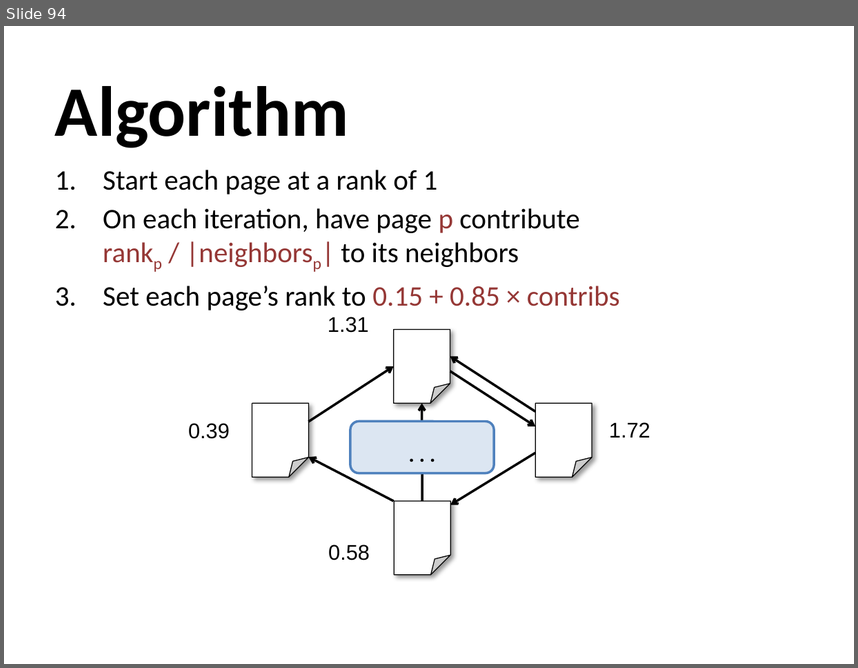
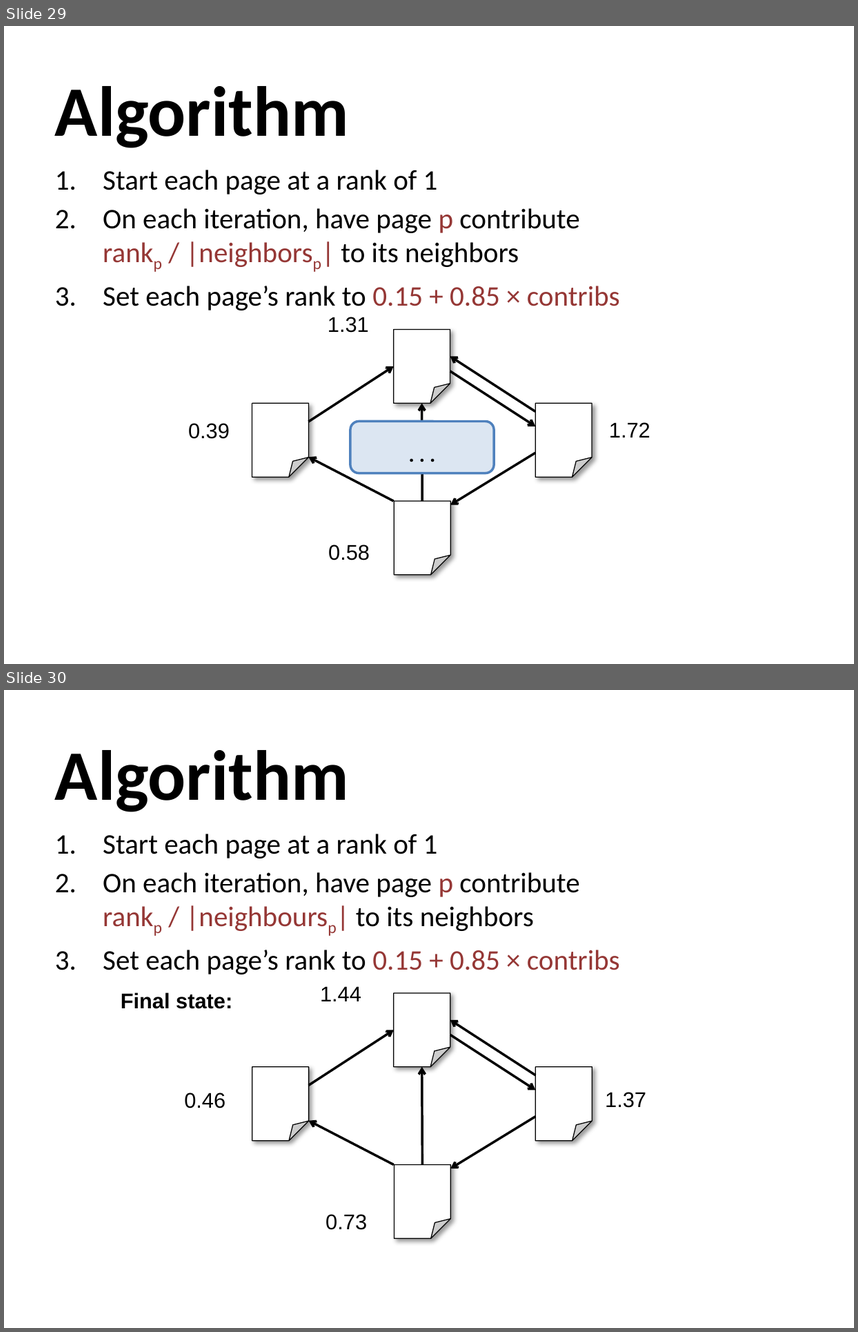
Before and after one commit to mahtabgodara/spark-repo, a slide deck: slides/RDD-4-spark.pptx. Shown one above the other, each under a label of ours: slide 94 before the commit, slides 29 and 30 after it. The pictures are 858x668 and 858x1332 pixels, drawn with LibreOffice and Linux fonts; fonts in the diff are those of the drawing. Boxes give left, top, right and bottom in pixels: in the first picture for what was removed or moved away, otherwise in the second. Text is boxed around its words. In the diff, an @@ line names an element or a change of style, - is before the commit and + after.

```diff
--- a/slides/RDD-4-spark.pptx
+++ b/slides/RDD-4-spark.pptx
@@ slide 30 added at bbox=[4, 690, 854, 1328], background #FFFFFF @@
@@ title added at bbox=[55, 750, 349, 812], 60 pt, text #000000, bold @@
+Algorithm
@@ text added at bbox=[103, 834, 620, 974], 24 pt, text #000000 @@
+1. Start each page at a rank of 1
+2. On each iteration, have page p contribute
+   rankp / |neighboursp| to its neighbors
+3. Set each page’s rank to 0.15 + 0.85 × contribs
@@ group added at bbox=[121, 986, 646, 1239]: 6 arrows, 5 texts, 4 folded corners @@
+0.46
+1.37
+1.44
+0.73
+Final state:
@@ what was slide 94 is now slide 29 @@
```
Also in this commit, not shown: 3 slides changed, 2 other slides added, 4 slides removed.
